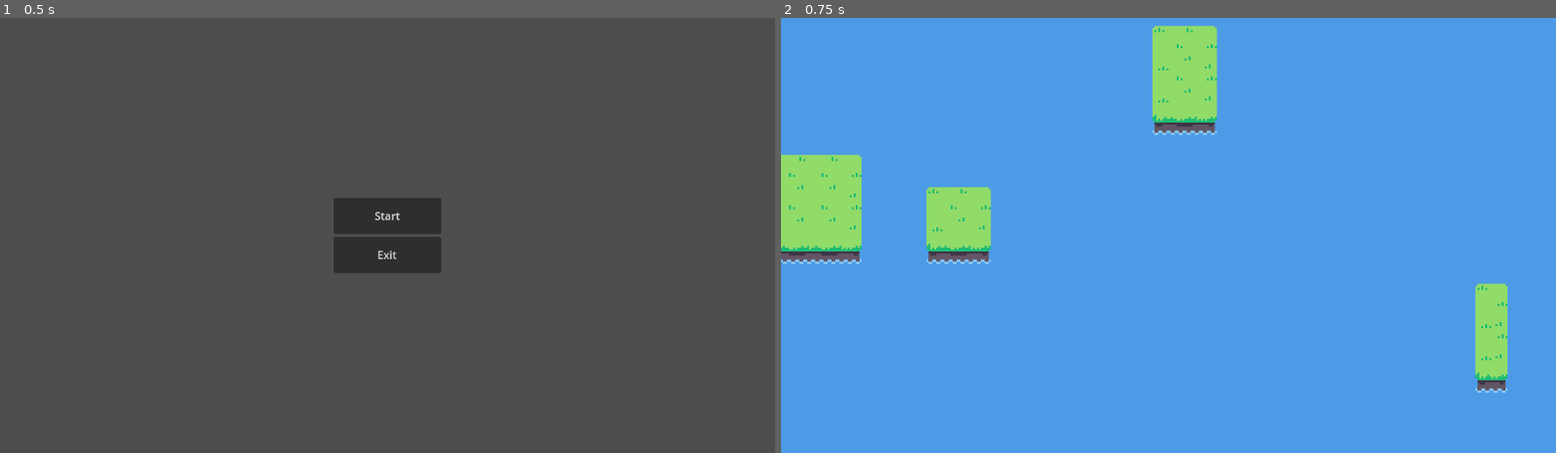
Above: before the commit, frames 1-2 (left to right).
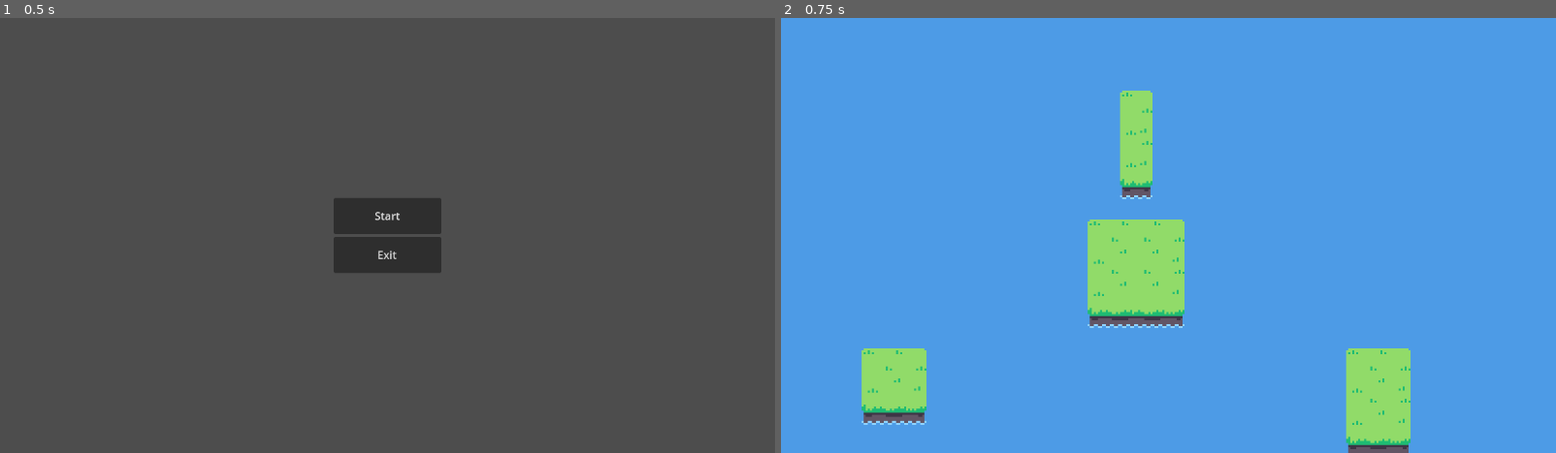
Above: after the commit, the same moments.

Repository: Toffuh/iron-sails
Game: Godot game, scene res://scenes/main_menu.tscn
Same seed, same stepped clock (60 frames per second), same inputs: the game is played once before the commit and once after it.
Inputs:
- Up to frame 1 (0.5 s): no input
- Up to frame 2 (0.75 s): click "Start" at 0.5 s

Frame 1 is identical in both runs. In frame 2, 15% of the frame differs, in the area x 0-94%, y 1-100%.

Commit message:
add min space between islands - #4

Diff:
--- a/scenes/game_map.tscn
+++ b/scenes/game_map.tscn
@@ -69,6 +69,7 @@
 script = ExtResource("1_t5x5e")
 map_width = 32
 map_height = 16
+min_island_distance = 4
 
 [node name="Water" type="TileMapLayer" parent="."]
 tile_map_data = PackedByteArray("AAAPAAcAAAAHAAAAAAAPAAYAAAAIAAAAAAAPAAUAAAAIAAAAAAAPAAQAAAAIAAAAAAAPAAMAAAAIAAAAAAAPAA …(8112 unchanged characters)…
@@ -77,17 +78,17 @@
 [node name="Islands" type="Node2D" parent="."]
 
 [node name="Island 1" type="Node2D" parent="Islands" instance=ExtResource("3_kt1y0")]
-position = Vector2(192, 48)
+position = Vector2(-208, -32)
 script = ExtResource("4_5ksg5")
 
 [node name="Island 2" type="Node2D" parent="Islands" instance=ExtResource("3_kt1y0")]
-position = Vector2(-16, -16)
+position = Vector2(-64, 0)
 script = ExtResource("4_5ksg5")
 
 [node name="Island 3" type="Node2D" parent="Islands" instance=ExtResource("3_kt1y0")]
-position = Vector2(176, -80)
+position = Vector2(64, 0)
 script = ExtResource("4_5ksg5")
 
 [node name="Island 4" type="Node2D" parent="Islands" instance=ExtResource("3_kt1y0")]
-position = Vector2(16, -16)
+position = Vector2(176, -32)
 script = ExtResource("4_5ksg5")
--- a/scrips/game_map.gd
+++ b/scrips/game_map.gd
@@ -15,6 +15,8 @@
 
 @export var map_width: int = 64
 @export var map_height: int = 32
+@export var island_count: int = 4
+@export var min_island_distance: int = 12
 
 
 func create_random_map():
@@ -27,17 +29,39 @@
 	for child in children:
 		child.free()
 
-	for x in range(4):
-		spawn_random_island()
+	var island_locations: Array[Vector2i] = []
+
+	for x in range(island_count):
+		for y in range(0, 5):
+			var location: Vector2i = random_island_location()
+
+			var to_close: bool = false
+			for other_location in island_locations:
+				if other_location.distance_squared_to(location) < min_island_distance * min_island_distance:
+					to_close = true
+					break
+
+			if to_close:
+				continue
+
+			island_locations.push_back(location)
+			break
+
+	for location in island_locations:
+		spawn_island(location)
 
 
-func spawn_random_island():
+func random_island_location() -> Vector2i:
 	var x_range: int = map_width / 2
 	var y_range: int = map_height / 2
 
 	var x: int = randi_range(-x_range + 3, x_range - 3)
 	var y: int = randi_range(-y_range + 3, y_range - 3)
 
+	return Vector2i(x, y)
+
+
+func spawn_island(location: Vector2i):
 	var island: Island = island_scene.instantiate()
 
 	islands.add_child(island)
@@ -46,7 +70,7 @@
 
 	island.generate()
 
-	island.position = Vector2(x * 16, y * 16)
+	island.position = Vector2(location.x * 16, location.y * 16)
 	island.name = "Island " + str(islands.get_child_count())
 
 
